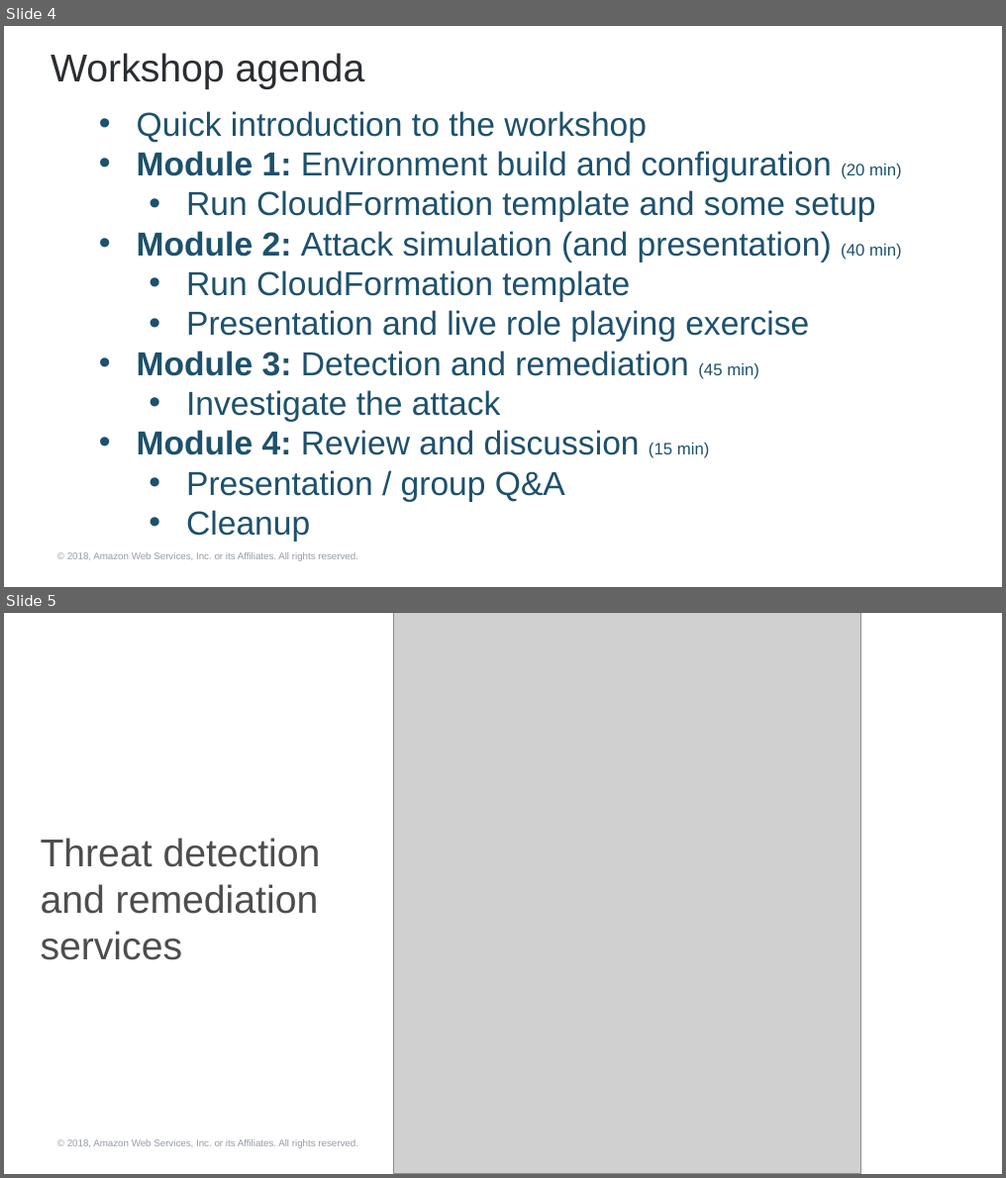
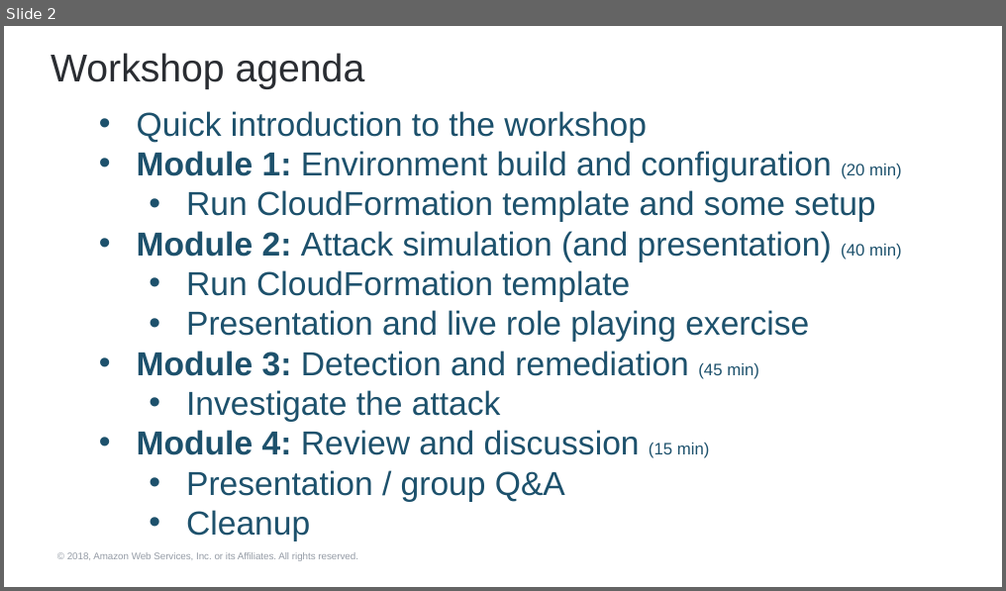
Before and after one commit to robnolen/aws-security-workshops, a slide deck: threat-detection-wksp/presentations/threat-detection-wksp-module1-presentation.pptx. Shown one above the other, each under a label of ours: slides 4 and 5 before the commit, slide 2 after it. The pictures are 1006x1178 and 1006x591 pixels, drawn with LibreOffice and Linux fonts; fonts in the diff are those of the drawing; grey boxes stand for pictures; background and template pictures are left out. Boxes give left, top, right and bottom in pixels: in the first picture for what was removed or moved away, otherwise in the second. Text is boxed around its words. In the diff, an @@ line names an element or a change of style, - is before the commit and + after.

```diff
--- a/threat-detection-wksp/presentations/threat-detection-wksp-module1-presentation.pptx
+++ b/threat-detection-wksp/presentations/threat-detection-wksp-module1-presentation.pptx
@@ slide 5 removed at (x1=4, y1=613, x2=1002, y2=1174), background #FFFFFF; not listed: 1 template element that a slide beside it also shows @@
@@ picture removed at (x1=393, y1=613, x2=860, y2=1173) @@
@@ title removed at (x1=41, y1=838, x2=321, y2=960) @@
-Threat detection and remediation
-services
@@ what was slide 4 is now slide 2 @@
```
Also in this commit, not shown: 1 slide changed, 1 slide added, 2 other slides removed, 2 other files.
